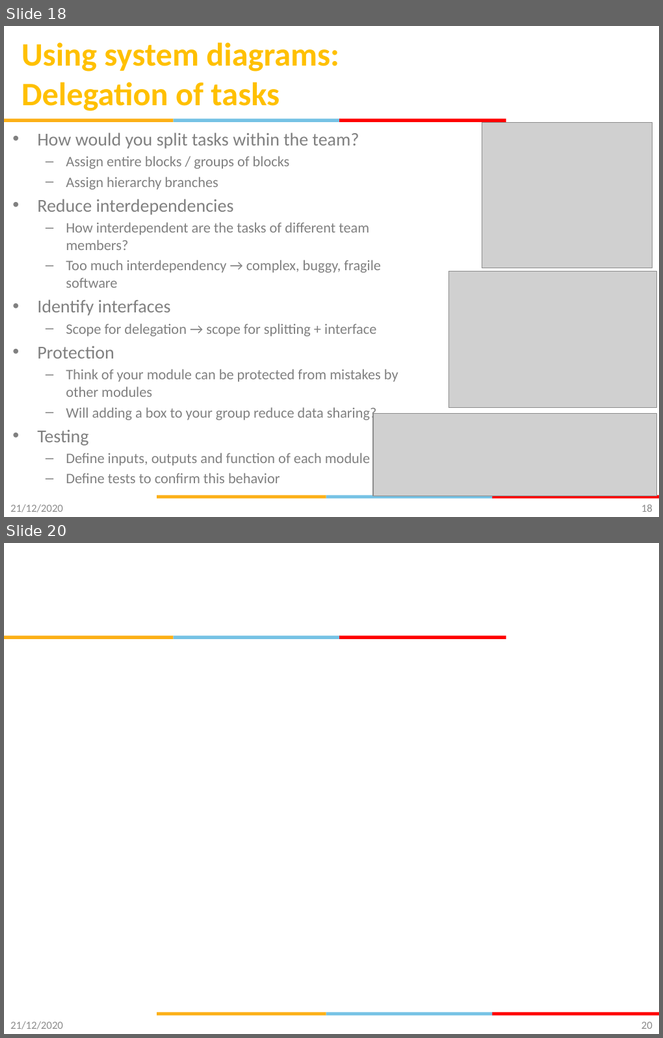
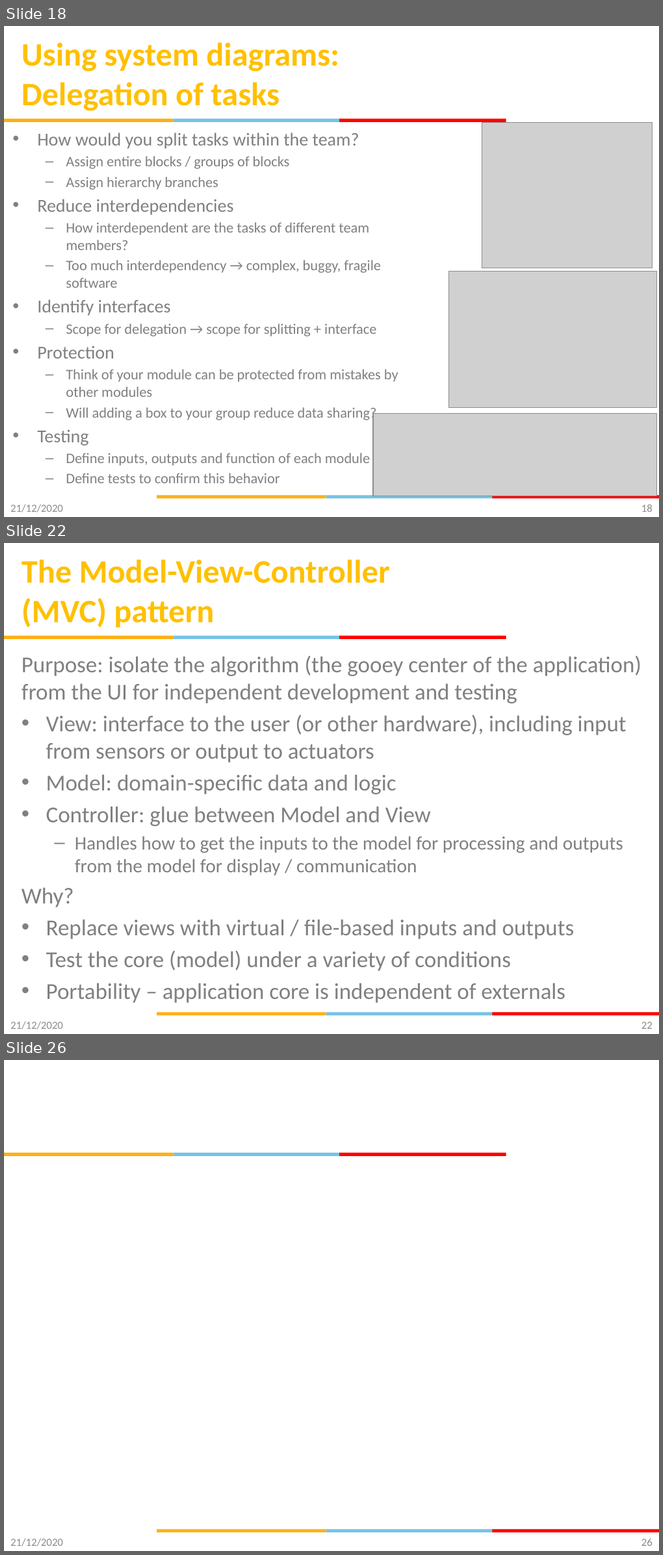
Before and after one commit to gsaurabhr-teaching/csg523-material, a slide deck: Lec-13-16-firmware-architecture.pptx. Shown one above the other, each under a label of ours: slides 18 and 20 before the commit, slides 18, 22 and 26 after it; the slides between them are not shown. The pictures are 663x1038 and 663x1555 pixels, drawn with LibreOffice and Linux fonts; fonts in the diff are those of the drawing; grey boxes stand for pictures; background and template pictures are left out. Boxes give left, top, right and bottom in pixels: in the first picture for what was removed or moved away, otherwise in the second. Text is boxed around its words. In the diff, an @@ line names an element or a change of style, - is before the commit and + after.

```diff
--- a/Lec-13-16-firmware-architecture.pptx
+++ b/Lec-13-16-firmware-architecture.pptx
@@ slide 22 added at bbox=[4, 543, 659, 1034], background #FFFFFF; not listed: 6 template elements that a slide beside it also shows @@
@@ title added at bbox=[22, 559, 390, 627], 36 pt, text #FFC000, bold @@
+The Model-View-Controller (MVC) pattern
@@ text added at bbox=[22, 655, 642, 1003], 25 pt, text #808080 @@
+Purpose: isolate the algorithm (the gooey center of the application) from the UI for independent development and testing
+• View: interface to the user (or other hardware), including input from sensors or output to actuators
+• Model: domain-specific data and logic
+• Controller: glue between Model and View
+  – Handles how to get the inputs to the model for processing and outputs from the model for display / communication
+Why?
+• Replace views with virtual / file-based inputs and outputs
+• Test the core (model) under a variety of conditions
+• Portability – application core is independent of externals
@@ text added at bbox=[10, 1021, 63, 1030], 12 pt, text #8C8C8C @@
+21/12/2020
@@ page number added at bbox=[642, 1022, 653, 1029], 12 pt, text #898989 @@
+22
@@ what was slide 20 is now slide 26 @@
@@ page number at bbox=[642, 1539, 653, 1546]: text changed @@
-20
+26
```
Also in this commit, not shown: 3 slides changed, 5 other slides added.
